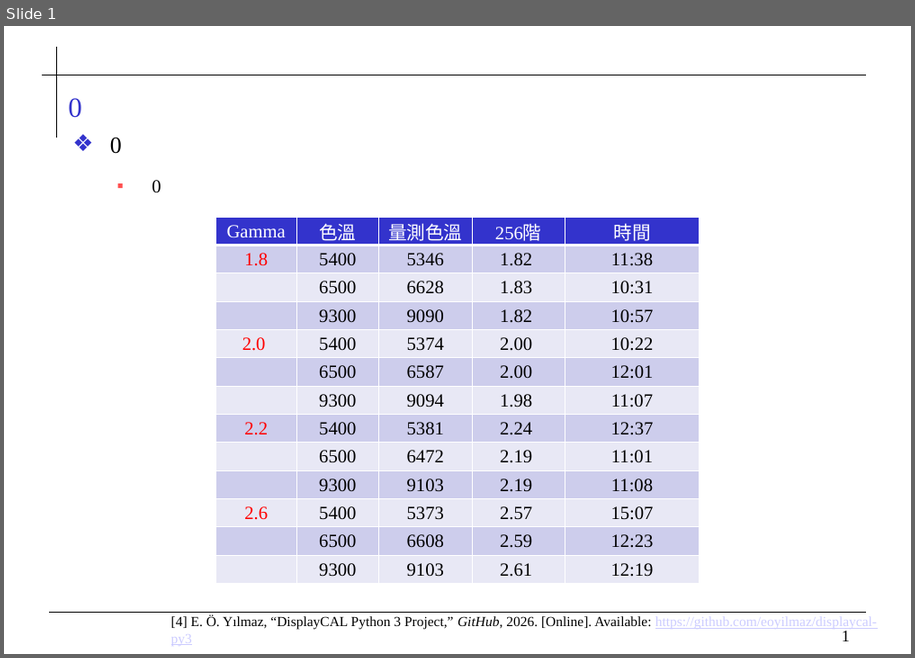
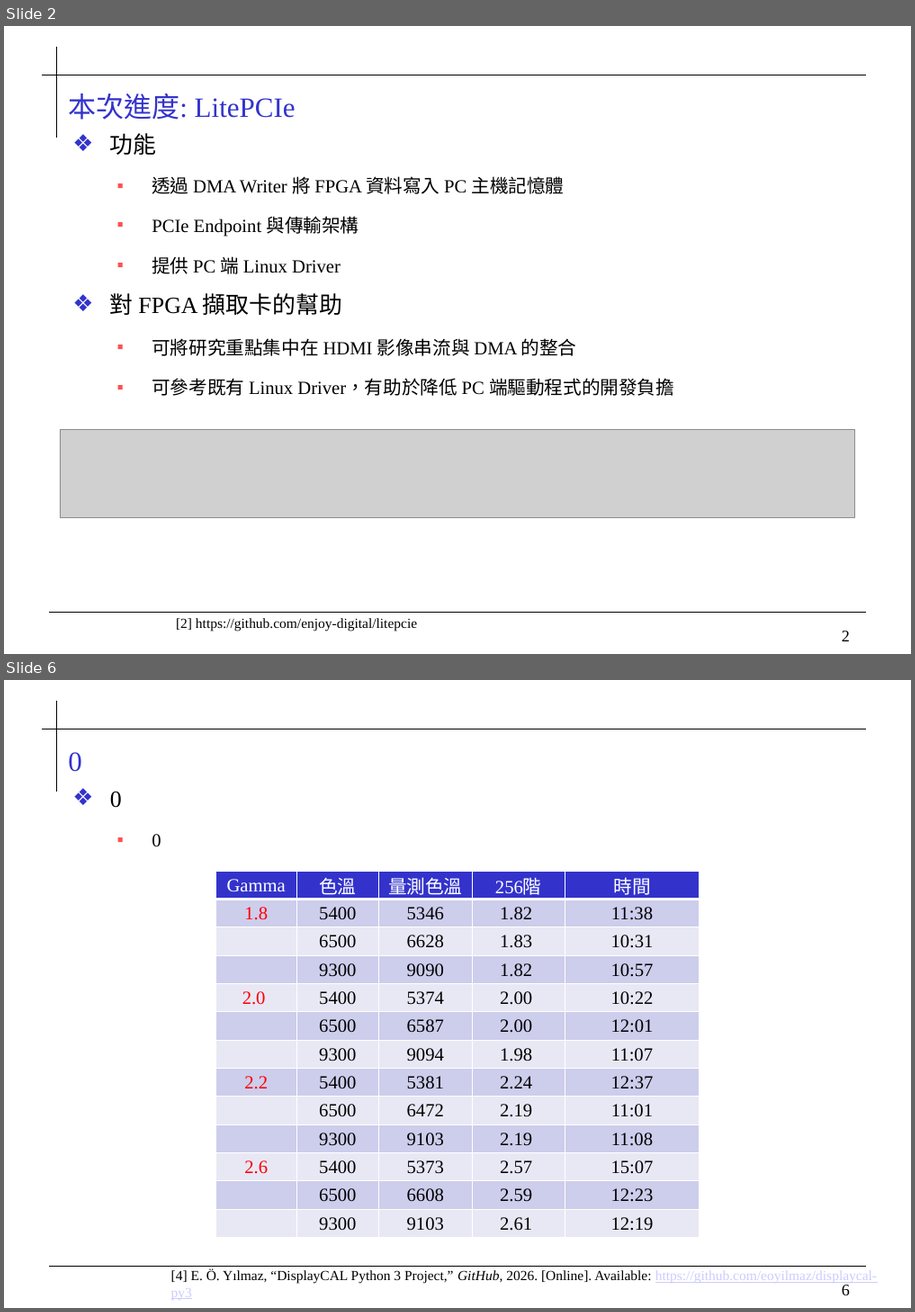
Before and after one commit to 0ilasis0/home, a slide deck: temp.pptx. Shown one above the other, each under a label of ours: slide 1 before the commit, slides 2 and 6 after it; the slides between them are not shown. The pictures are 915x658 and 915x1312 pixels, drawn with LibreOffice and Linux fonts; fonts in the diff are those of the drawing; grey boxes stand for pictures; background and template pictures are left out. Boxes give left, top, right and bottom in pixels: in the first picture for what was removed or moved away, otherwise in the second. Text is boxed around its words. In the diff, an @@ line names an element or a change of style, - is before the commit and + after.

```diff
--- a/temp.pptx
+++ b/temp.pptx
@@ slide 2 added at [4,26,911,654], background #FFFFFF; not listed: 4 template elements that a slide beside it also shows @@
@@ title added at [68,94,296,120], 24 pt, text #3333CC @@
+本次進度: LitePCIe
@@ text added at [110,133,674,396], 16 pt, text #000000 @@
+❖ 功能
+  ▪ 透過 DMA Writer 將 FPGA 資料寫入 PC 主機記憶體
+  ▪ PCIe Endpoint 與傳輸架構
+  ▪ 提供 PC 端 Linux Driver
+❖ 對 FPGA 擷取卡的幫助
+  ▪ 可將研究重點集中在 HDMI 影像串流與 DMA 的整合
+  ▪ 可參考既有 Linux Driver，有助於降低 PC 端驅動程式的開發負擔
@@ picture added at [60,430,856,517] @@
@@ text added at [176,618,417,632], 12 pt, text #000000 @@
+[2] https://github.com/enjoy-digital/litepcie
@@ what was slide 1 is now slide 6 @@
@@ page number at [842,1285,850,1296]: text changed @@
-1
+6
```
Also in this commit, not shown: 4 other slides added, 1 other file.
